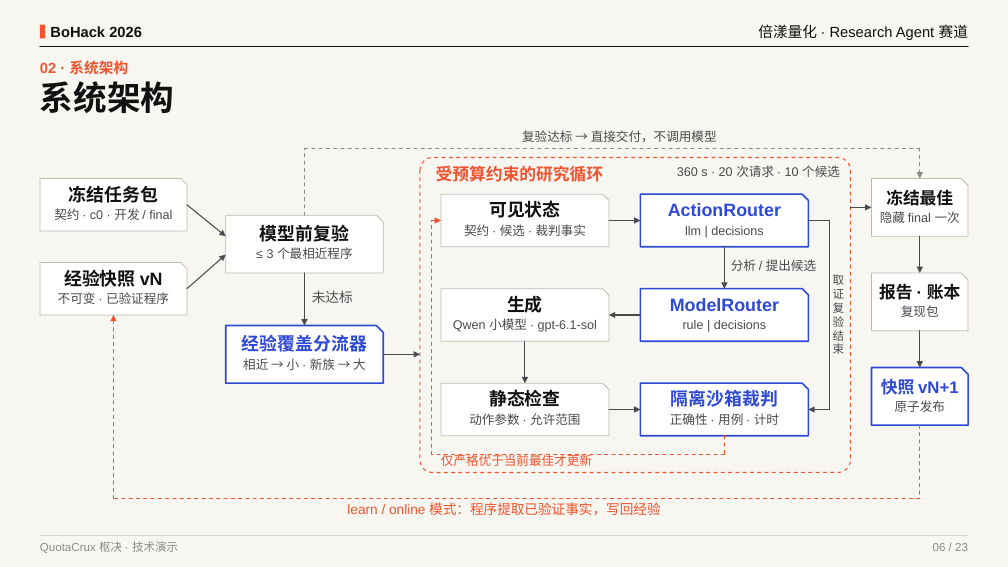
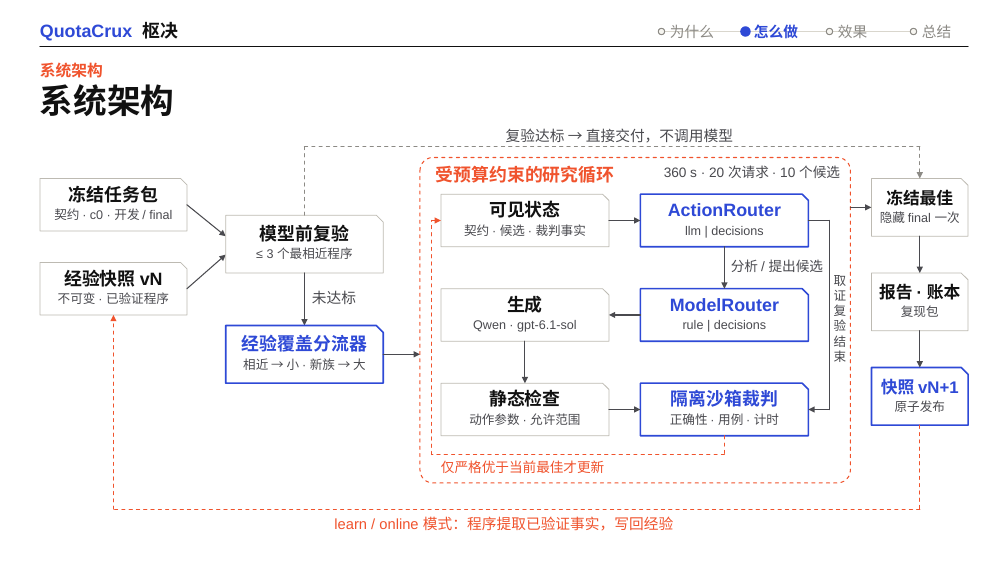
Before and after one commit to bohack-2026-hw/QuotaCrux, a slide deck: slide 6 of docs/presentation/QuotaCrux.pptx. Drawn at 1008x567 pixels with LibreOffice and Linux fonts; fonts in the diff are those of the drawing; background and template pictures are left out. Boxes give left, top, right and bottom in pixels: in the first picture for what was removed or moved away, otherwise in the second. Text is boxed around its words. In the diff, an @@ line names an element or a change of style, - is before the commit and + after.

```diff
--- a/docs/presentation/QuotaCrux.pptx
+++ b/docs/presentation/QuotaCrux.pptx
@@ rectangle removed at <box>0,0,1008,567</box> @@
@@ text at <box>40,21,178,41</box>: text changed; size 11 to 17 pt; text colour #8C8A85 to #2E49D6; bold on @@
-QuotaCrux 枢决 · 技术演示
+QuotaCrux 枢决
@@ text "QuotaCrux 枢决" at <box>40,21,178,41</box>: vertical alignment top to middle @@
@@ rectangle removed at <box>40,25,45,39</box> @@
@@ text removed at <box>50,26,142,37</box> @@
-BoHack 2026
@@ ellipse added at <box>659,29,665,35</box>, fill #F7F6F1, outline #8C8A85 1 pt @@
@@ text added at <box>670,25,714,38</box>, 14 pt, text #8C8A85 @@
+为什么
@@ ellipse added at <box>741,26,750,36</box>, fill #2E49D6, outline #2E49D6 1 pt @@
@@ text added at <box>754,24,798,39</box>, 14 pt, text #2E49D6, bold @@
+怎么做
@@ text removed at <box>758,24,968,40</box> @@
-倍漾量化 · Research Agent 赛道
@@ ellipse added at <box>827,29,833,35</box>, fill #F7F6F1, outline #8C8A85 1 pt @@
@@ text added at <box>838,25,867,38</box>, 14 pt, text #8C8A85 @@
+效果
@@ ellipse added at <box>910,29,917,35</box>, fill #F7F6F1, outline #8C8A85 1 pt @@
@@ text added at <box>922,24,951,38</box>, 14 pt, text #8C8A85 @@
+总结
@@ line added from (662, 32) to (913, 32), #D9D6CD 1 pt @@
@@ text at <box>40,62,103,78</box>: text changed; size 14 to 15 pt @@
-02 · 系统架构
+系统架构
@@ text "复验达标 → 直接交付，不调用模型" at <box>506,128,733,143</box>: size 12 to 14 pt @@
@@ rounded rectangle: place and size @@
-rounded rectangle at <box>420,157,851,473</box>
+rounded rectangle at <box>420,157,851,483</box>
@@ text "受预算约束的研究循环" at <box>436,166,615,183</box>: size 16 to 17 pt @@
@@ size 12 to 13 pt in 3 elements at <box>731,259,823,272</box>, <box>441,460,604,473</box>, <box>664,165,840,178</box> @@
@@ text "360 s · 20 次请求 ...": place and size @@
-text "360 s · 20 次请求 ..." at <box>677,165,840,177</box>
+text "360 s · 20 次请求 ..." at <box>664,165,840,178</box>
@@ text "未达标" at <box>312,290,356,304</box>: size 13 to 14 pt @@
@@ text "取证复验结束" at <box>834,275,847,362</box>: size 11 to 12 pt @@
@@ arrow moved from (113, 499) - (113, 315) to (113, 510) - (113, 315) @@
@@ text at <box>473,320,576,332</box>: text changed @@
-Qwen 小模型 · gpt-6.1-sol
+Qwen · gpt-6.1-sol
@@ line moved from (920, 425) - (920, 499) to (920, 425) - (920, 510) @@
@@ line removed from (40, 535) to (969, 535) @@
@@ line moved from (920, 499) - (113, 499) to (920, 510) - (113, 510) @@
@@ text "learn / online 模式：程序提取已验证事实，写回经验" at <box>334,516,673,531</box>: size 13 to 14 pt @@
@@ text "learn / online 模式：程序提取已验证事实，写回经验": place and size @@
-text "learn / online 模式：程序提取已验证事实，写回经验" at <box>347,502,660,515</box>
+text "learn / online 模式：程序提取已验证事实，写回经验" at <box>334,516,673,531</box>
@@ text removed at <box>933,543,968,551</box> @@
-06 / 23
```
Also in this commit, not shown: 21 other slides changed, 1 slide removed, 16 other files.
